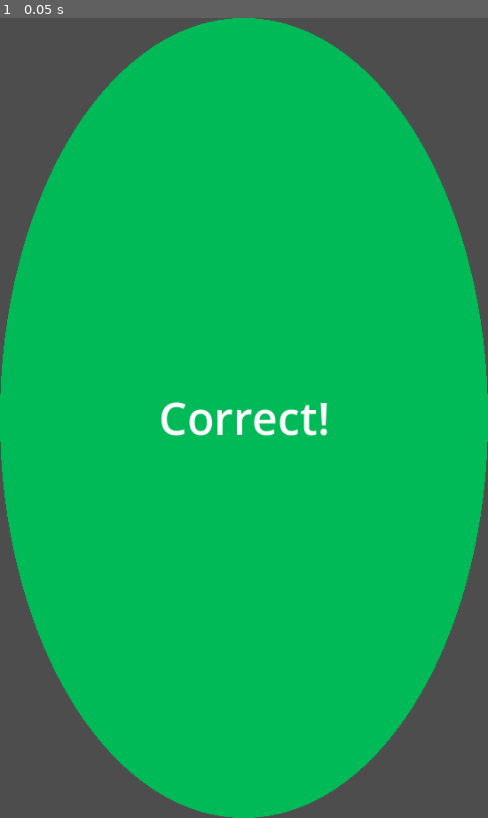
Above: before the commit, frame 1.
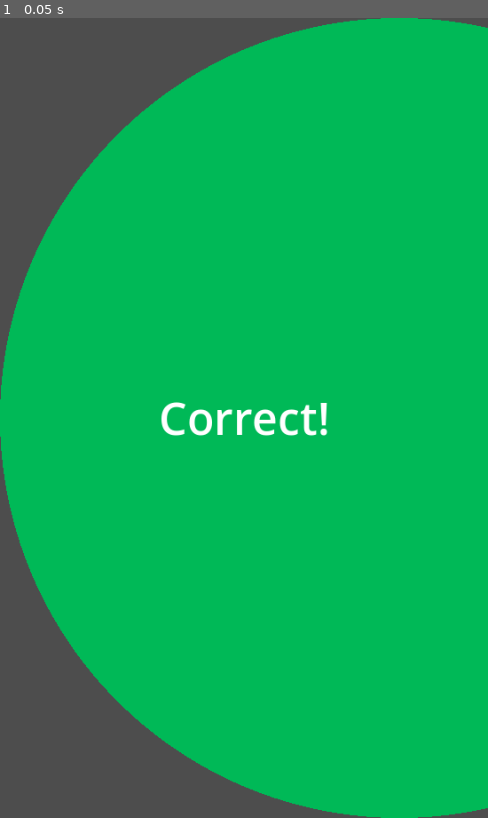
Above: after the commit, the same moment.

Repository: gus0117/godot-true-or-false-game
Game: Godot game, scene res://Scenes/popup_componet.tscn
The game is run twice, just before and just after one commit, with the same random seed, the same clock (stepped at 60 frames per second) and the same inputs. The project has no main scene, so this scene is started directly.
Inputs:
- Up to frame 1 (0.05 s): no input

The runs differ from the first frame. In frame 1, 17% of the frame differs, in the area x 0-100%, y 0-100%.

Commit message:
Add script to popup component

Diff:
--- a/Scenes/popup_componet.tscn
+++ b/Scenes/popup_componet.tscn
@@ -1,12 +1,14 @@
-[gd_scene load_steps=3 format=3 uid="uid://dgs4lt2aivkvq"]
+[gd_scene load_steps=4 format=3 uid="uid://dgs4lt2aivkvq"]
 
 [ext_resource type="Shader" path="res://Shaders/popup_componet.gdshader" id="1_jx36v"]
+[ext_resource type="Script" path="res://Scripts/popup_componet.gd" id="1_yhecv"]
 
 [sub_resource type="ShaderMaterial" id="ShaderMaterial_h4hda"]
 shader = ExtResource("1_jx36v")
 shader_parameter/amt = 1.0
 shader_parameter/edge_softness = 0.0
 shader_parameter/color = Color(0, 0.72549, 0.341176, 1)
+shader_parameter/screen_size = Vector2(900, 900)
 
 [node name="PopupComponet" type="Control"]
 layout_mode = 3
@@ -15,6 +17,7 @@
 anchor_bottom = 1.0
 grow_horizontal = 2
 grow_vertical = 2
+script = ExtResource("1_yhecv")
 
 [node name="ColorRect" type="ColorRect" parent="."]
 material = SubResource("ShaderMaterial_h4hda")
--- /dev/null
+++ b/Scripts/popup_componet.gd
@@ -0,0 +1,12 @@
+extends Control
+
+@onready var label = $Label
+
+# Called when the node enters the scene tree for the first time.
+func _ready():
+	pass # Replace with function body.
+
+
+# Called every frame. 'delta' is the elapsed time since the previous frame.
+func _process(delta):
+	pass
--- a/Shaders/popup_componet.gdshader
+++ b/Shaders/popup_componet.gdshader
@@ -4,14 +4,14 @@
 uniform float amt : hint_range(0.0, 1.0);
 uniform float edge_softness : hint_range(0.0, 1.0);
 uniform vec4 color : source_color;
-
+uniform vec2 screen_size;
 
 void fragment()
 {
-	vec2 uv = FRAGCOORD.xy / SCREEN_PIXEL_SIZE;
+	vec2 uv = FRAGCOORD.xy / screen_size;
 	float radius = amt * 0.5;
 	vec2 center = vec2(0.5, 0.5); // Centro del círculo en coordenadas UV
-	float d = distance(UV, center);
+	float d = distance(uv, center);
 	float circle = smoothstep(d - edge_softness, d, radius - edge_softness);
 	COLOR = vec4(color.rgb, circle);
 }
